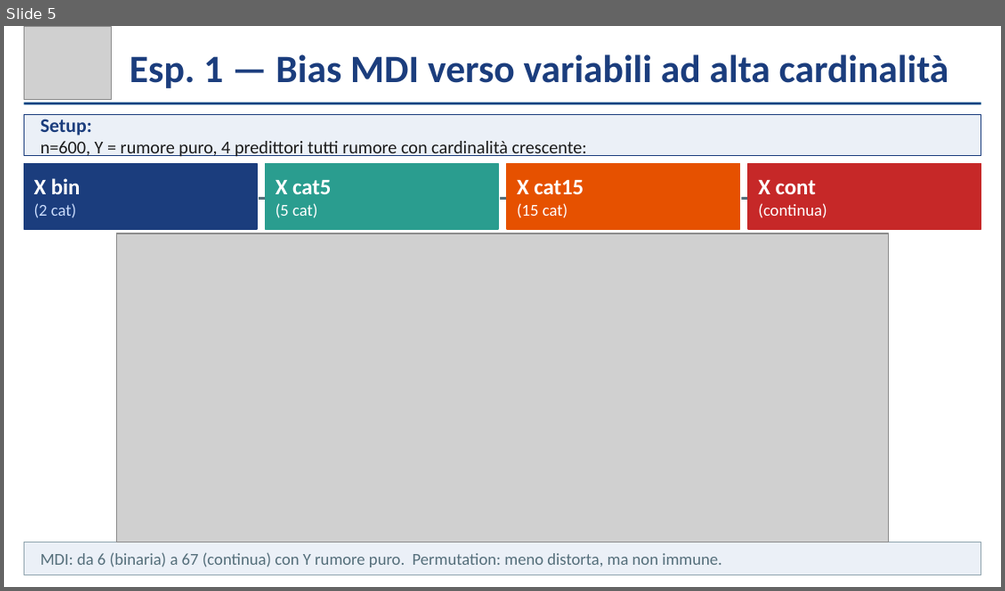
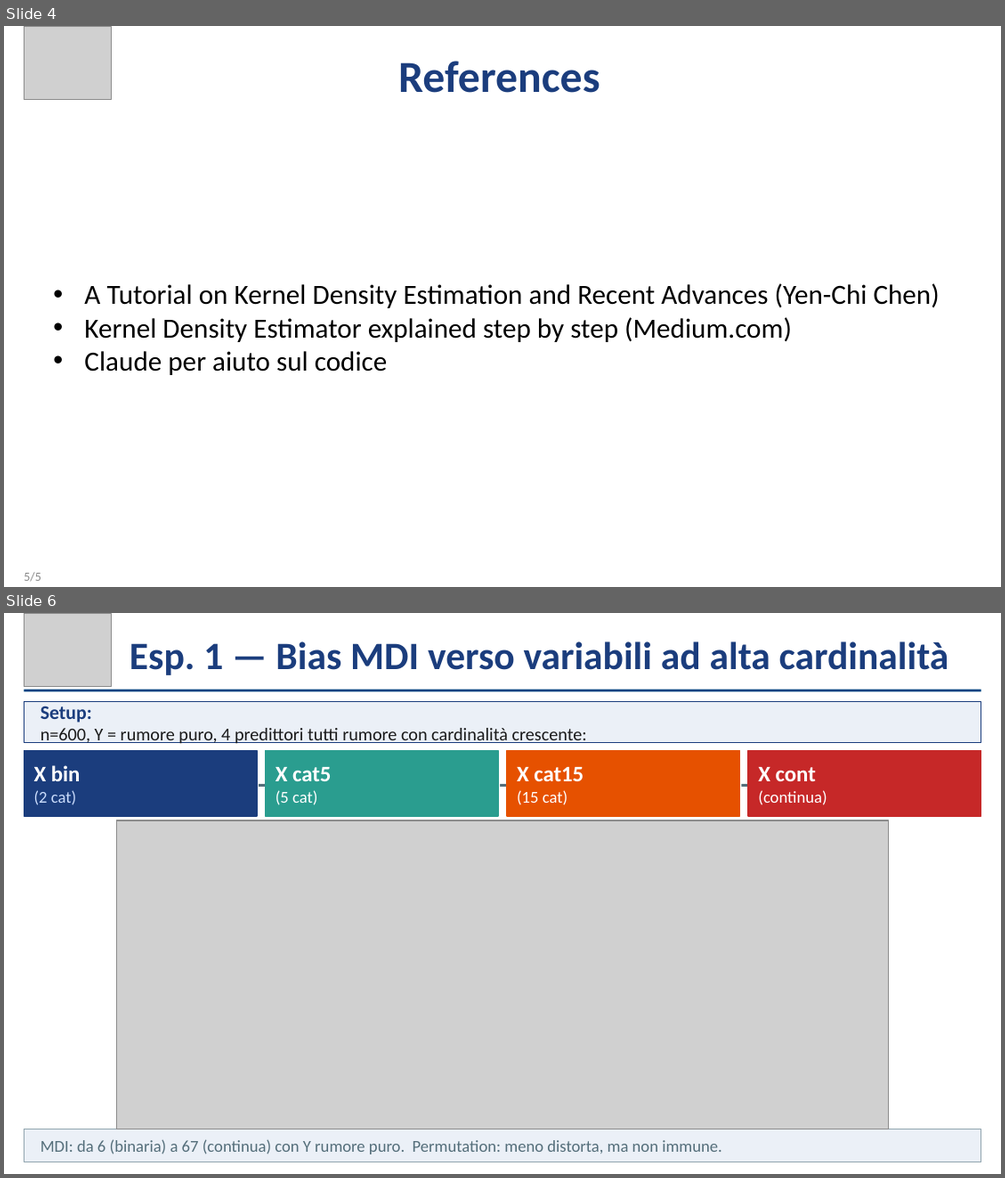
Before and after one commit to Eros-Pinzani/Statistical-Learning, a slide deck: ContestSL/Presentazione_Contest.pptx. Shown one above the other, each under a label of ours: slide 5 before the commit, slides 4 and 6 after it; the slides between them are not shown. The pictures are 1005x591 and 1005x1178 pixels, drawn with LibreOffice and Linux fonts; fonts in the diff are those of the drawing; grey boxes stand for pictures. Boxes give left, top, right and bottom in pixels: in the first picture for what was removed or moved away, otherwise in the second. Text is boxed around its words. In the diff, an @@ line names an element or a change of style, - is before the commit and + after.

```diff
--- a/ContestSL/Presentazione_Contest.pptx
+++ b/ContestSL/Presentazione_Contest.pptx
@@ slide 4 added at [4,26,1001,587], background #FFFFFF @@
@@ picture added at [24,26,112,99] @@
@@ text added at [398,61,600,93], 32 pt, text #1B3D7D, bold @@
+References
@@ text added at [84,283,939,375], 20 pt, text #000000 @@
+• A Tutorial on Kernel Density Estimation and Recent Advances (Yen-Chi Chen)
+• Kernel Density Estimator explained step by step (Medium.com)
+• Claude per aiuto sul codice
@@ text added at [24,572,41,581], 9 pt, text #888888 @@
+5/5
@@ what was slide 5 is now slide 6 @@
```
Also in this commit, not shown: 2 slides changed, 2 other slides added, 2 slides removed.
